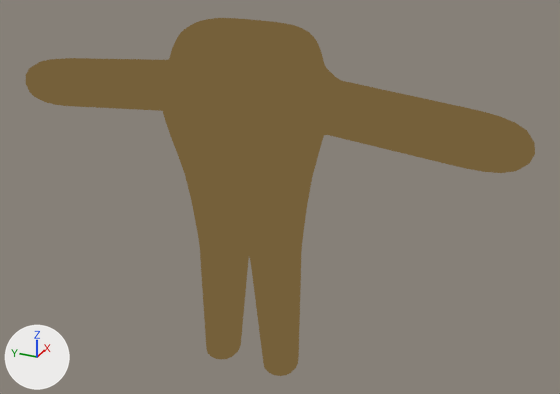
Before and after pictures for a commit that changed the glTF model art/enemies/monster1.glb.
Both versions are drawn from a 50 mm camera at (-18.43, -9.35, 15.19) aimed at (0.62, -0.78, 5.66). The axes (+X, +Y, +Z) are drawn at lower left. The lights are the same throughout. The older version comes first. Where no turn or scale is listed for an object, it has been applied to the vertices.
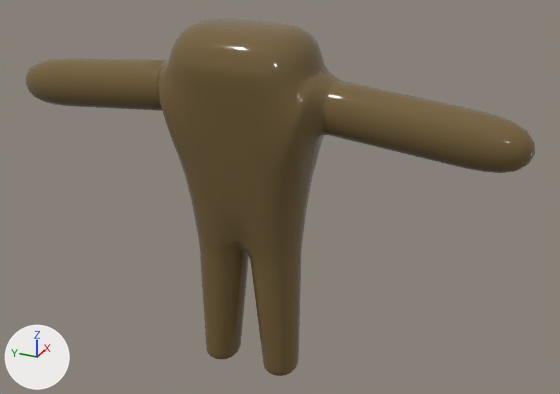
Edits to the bpy script that builds the scene:
```text
Change mat_material:
    remove # nodes: BsdfTransparent, Emission, LightPath, Mix, MixShader, OutputMaterial, TexImage, VertexColor
    nodes: BsdfPrincipled, Mix, OutputMaterial, TexImage, VertexColor
```

Location of each change, [x1, y1, x2, y2] in pixels of the pictures (560 x 394 px):
'Cube', recoloured: [26, 18, 535, 376] in both
